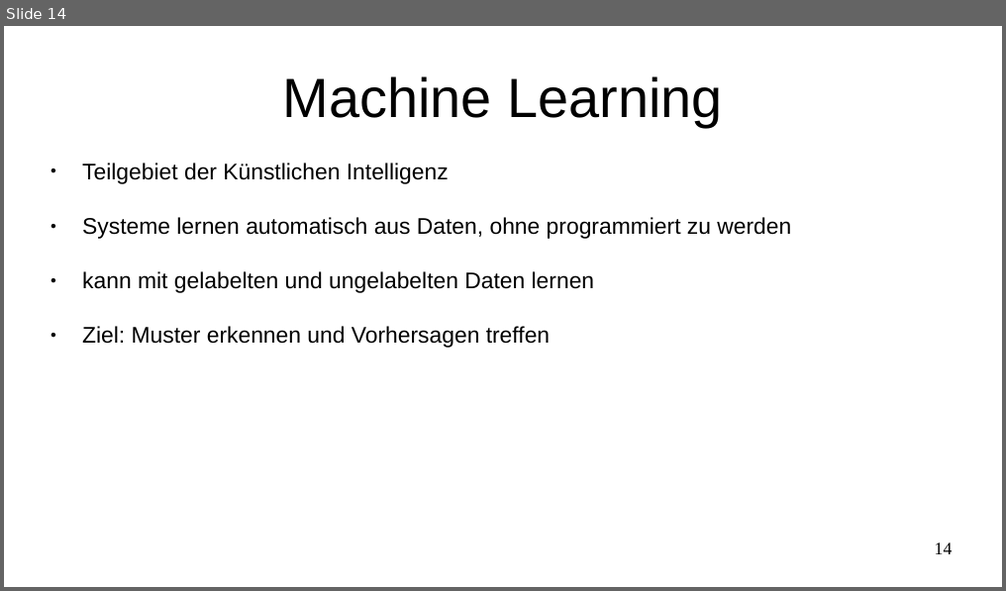
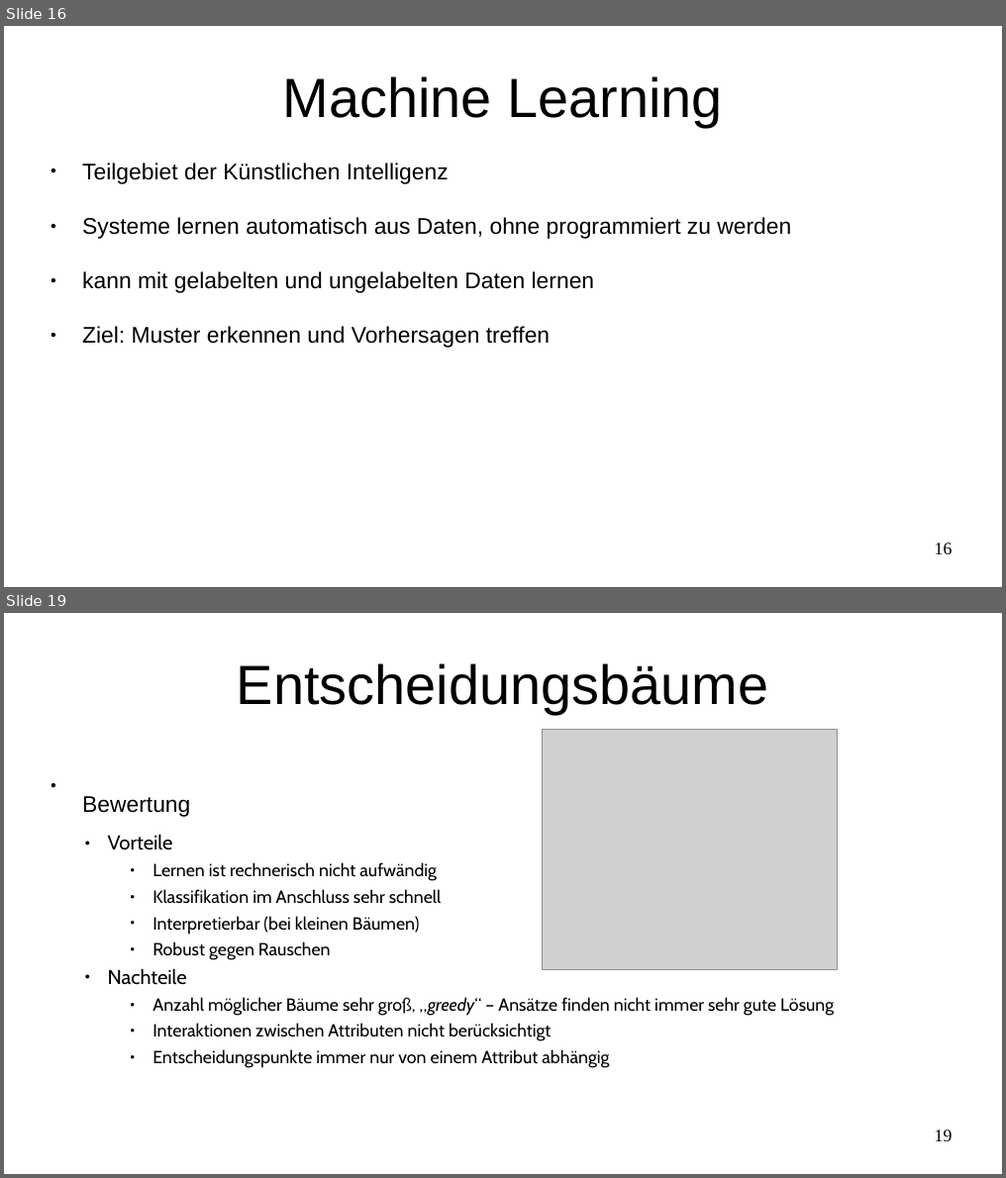
Before and after one commit to thesalvenmoser/Datenbanktechnologie, a slide deck: Gruppe3_ArtlSalvenmoserWornik_Blatt_8a/präsi datenbanktechnologie.odp. Shown one above the other, each under a label of ours: slide 14 before the commit, slides 16 and 19 after it; the slides between them are not shown. The pictures are 1006x591 and 1006x1178 pixels, drawn with LibreOffice and Linux fonts; fonts in the diff are those of the drawing; grey boxes stand for pictures. Boxes give left, top, right and bottom in pixels: in the first picture for what was removed or moved away, otherwise in the second. Text is boxed around its words. In the diff, an @@ line names an element or a change of style, - is before the commit and + after.

```diff
--- a/Gruppe3_ArtlSalvenmoserWornik_Blatt_8a/präsi datenbanktechnologie.odp
+++ b/Gruppe3_ArtlSalvenmoserWornik_Blatt_8a/präsi datenbanktechnologie.odp
@@ slide 19 added at box(4, 613, 1002, 1174), background #FFFFFF @@
@@ title added at box(237, 663, 768, 714), 44 pt, text #000000 @@
+Entscheidungsbäume
@@ picture added at box(543, 730, 838, 969) @@
@@ text added at box(82, 796, 834, 1068), 14 pt, text #000000 @@
+● Bewertung
+  ● Vorteile
+    ● Lernen ist rechnerisch nicht aufwändig
+    ● Klassifikation im Anschluss sehr schnell
+    ● Interpretierbar (bei kleinen Bäumen)
+    ● Robust gegen Rauschen
+  ● Nachteile
+    ● Anzahl möglicher Bäume sehr groß, „greedy“ – Ansätze finden nicht immer sehr gute Lösung
+    ● Interaktionen zwischen Attributen nicht berücksichtigt
+    ● Entscheidungspunkte immer nur von einem Attribut abhängig
@@ page number added at box(935, 1130, 952, 1142), 14 pt, text #000000 @@
+19
@@ what was slide 14 is now slide 16 @@
@@ page number at box(935, 543, 952, 555): text changed @@
-14
+16
```
Also in this commit, not shown: 14 other slides changed, 6 other slides added, 3 other files.
